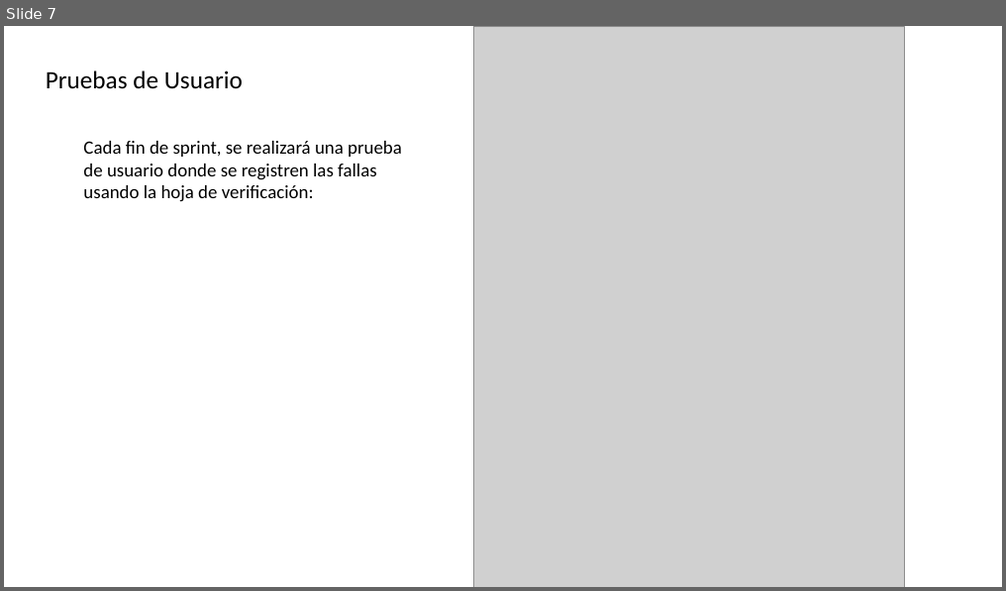
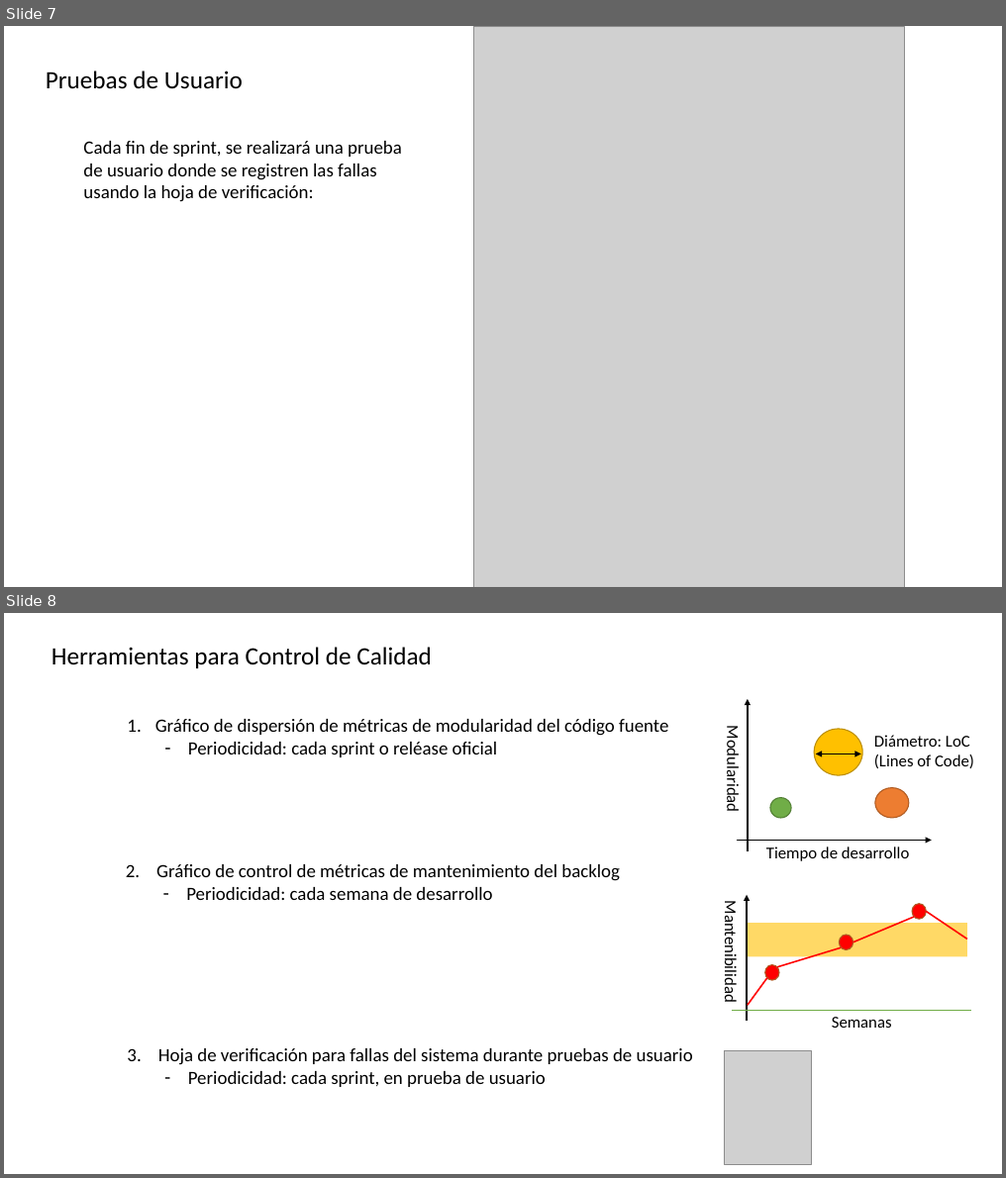
Before and after one commit to the-other-mariana/pm, a slide deck: PM1/project-planning/week6/ideas.pptx. Shown one above the other, each under a label of ours: slide 7 before the commit, slides 7 and 8 after it. The pictures are 1006x591 and 1006x1178 pixels, drawn with LibreOffice and Linux fonts; fonts in the diff are those of the drawing; grey boxes stand for pictures. Boxes give left, top, right and bottom in pixels: in the first picture for what was removed or moved away, otherwise in the second. Text is boxed around its words. In the diff, an @@ line names an element or a change of style, - is before the commit and + after.

```diff
--- a/PM1/project-planning/week6/ideas.pptx
+++ b/PM1/project-planning/week6/ideas.pptx
@@ slide 8 added at (x1=4, y1=613, x2=1002, y2=1174), background #FFFFFF @@
@@ text added at (x1=52, y1=647, x2=432, y2=668), 24 pt, text #000000 @@
+Herramientas para Control de Calidad
@@ text added at (x1=155, y1=719, x2=668, y2=758), 18 pt, text #000000 @@
+1. Gráfico de dispersión de métricas de modularidad del código fuente
+  – Periodicidad: cada sprint o reléase oficial
@@ text added at (x1=126, y1=864, x2=620, y2=900), 18 pt, text #000000 @@
+2. Gráfico de control de métricas de mantenimiento del backlog
+  – Periodicidad: cada semana de desarrollo
@@ group added at (x1=721, y1=699, x2=974, y2=1028): 6 ellipses, 5 texts, 5 lines, 3 arrows, 1 rectangle, 1 double arrow @@
+Tiempo de desarrollo
+Modularidad
+Diámetro: LoC (Lines of Code)
+Semanas
+Mantenibilidad
@@ text added at (x1=127, y1=1049, x2=693, y2=1087), 18 pt, text #000000 @@
+3. Hoja de verificación para fallas del sistema durante pruebas de usuario
+  – Periodicidad: cada sprint, en prueba de usuario
@@ picture added at (x1=725, y1=1051, x2=812, y2=1164) @@
```
Also in this commit, not shown: 1 slide changed, 2 other slides added, 2 other files.
